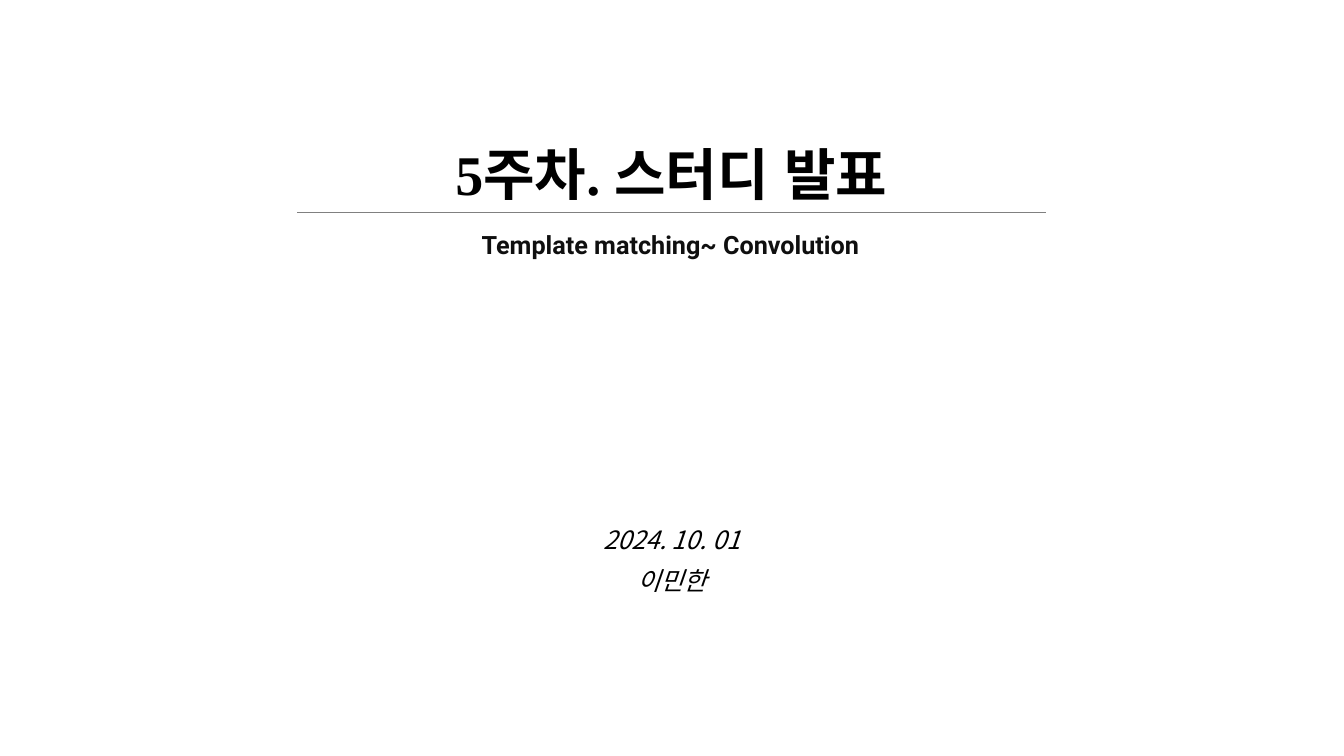
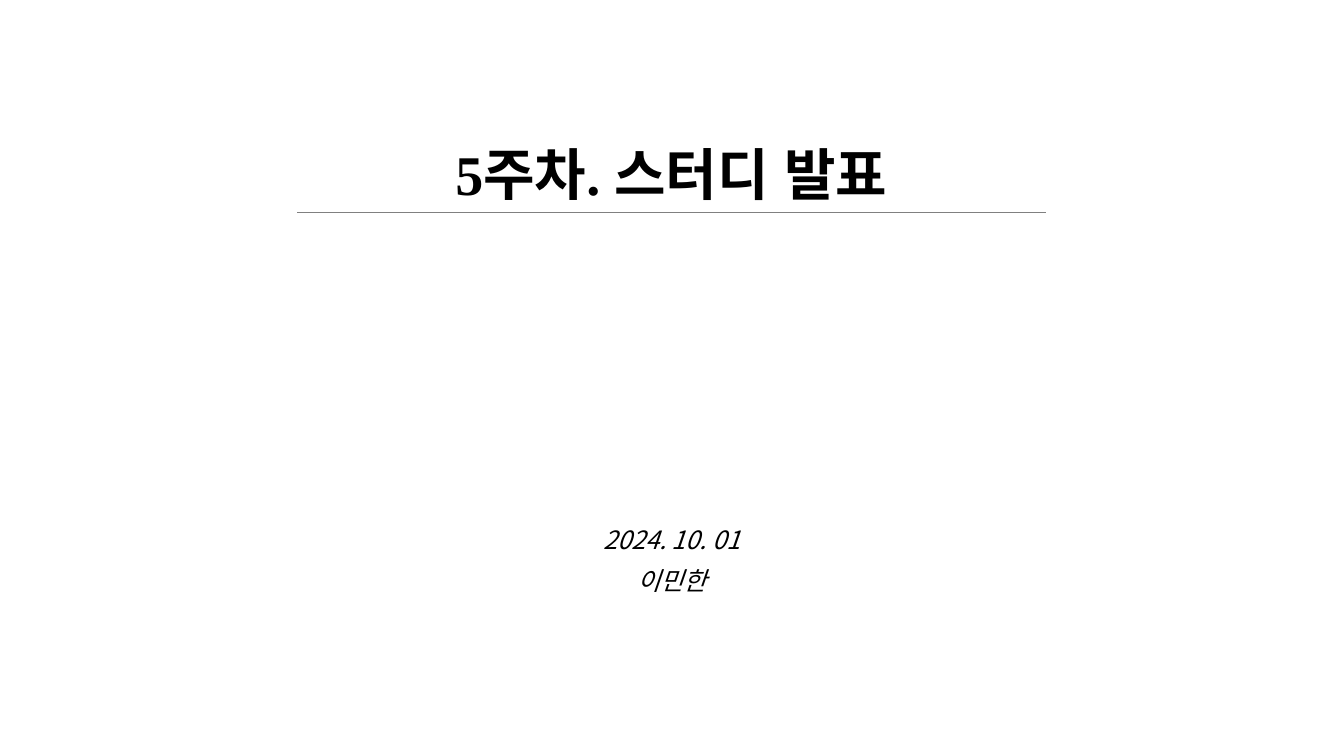
Before and after one commit to hanleeeeee/First-Principles-of-Computer-Vision, a slide deck: slide 1 of 5주차/Cannyedge& corner detection (이민한)-24.10.01.pptx. Drawn at 1344x756 pixels with LibreOffice and Linux fonts; fonts in the diff are those of the drawing. Boxes give left, top, right and bottom in pixels: in the first picture for what was removed or moved away, otherwise in the second. Text is boxed around its words. In the diff, an @@ line names an element or a change of style, - is before the commit and + after.

```diff
--- a/5주차/Cannyedge& corner detection (이민한)-24.10.01.pptx
+++ b/5주차/Cannyedge& corner detection (이민한)-24.10.01.pptx
@@ text removed at (x1=482, y1=235, x2=859, y2=260) @@
-Template matching~ Convolution
```
Also in this commit, not shown: 1 other file.
